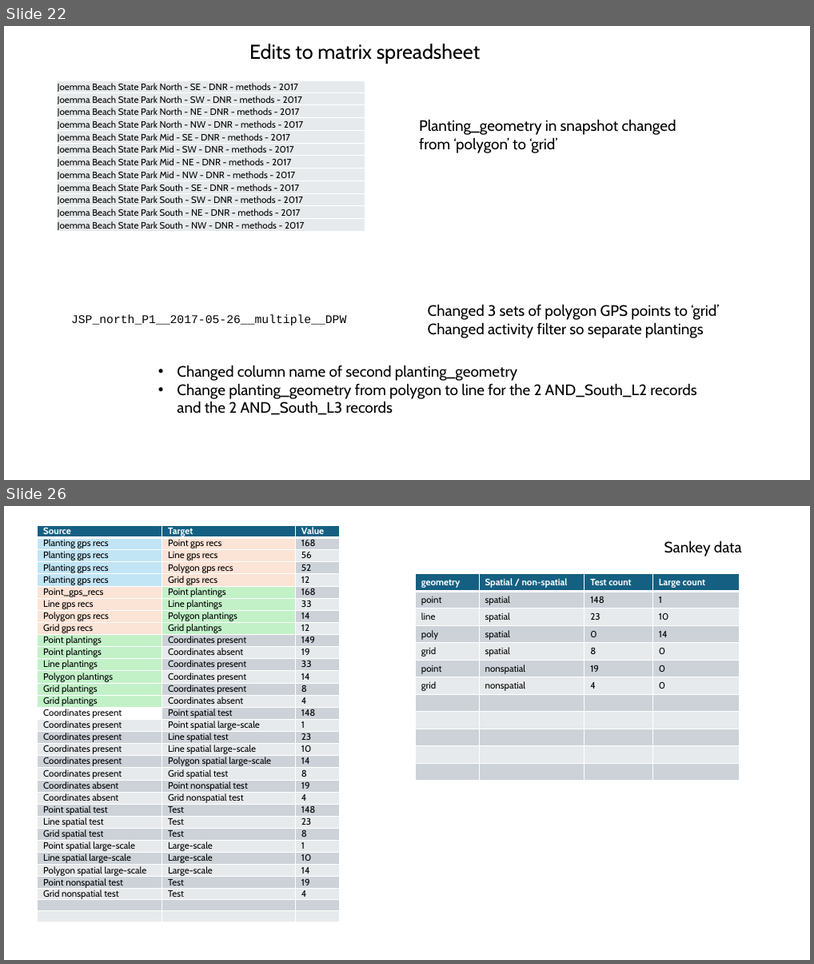
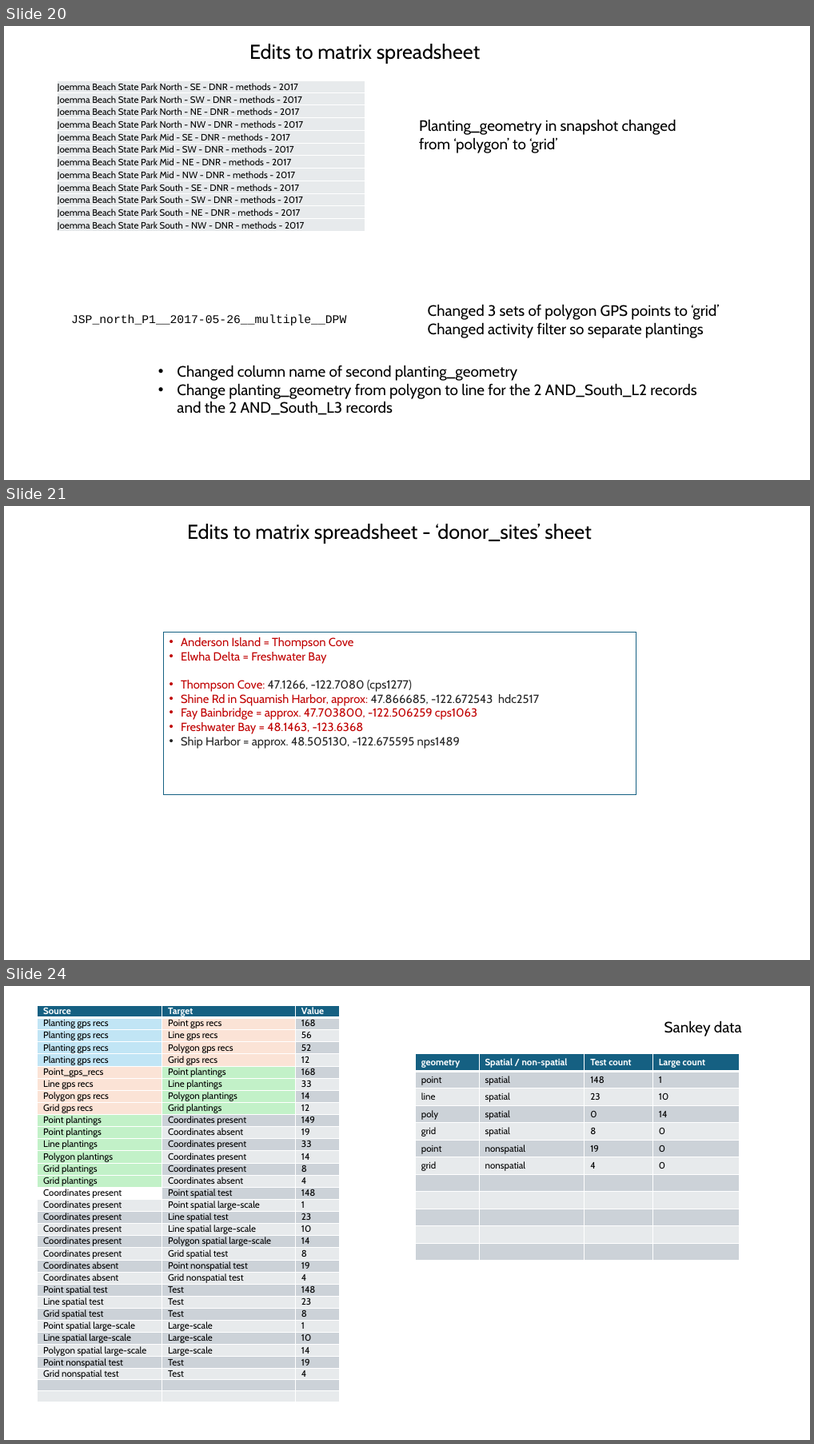
Before and after one commit to WA-Nearshore/seagrass-restoration-processing, a slide deck: docs/seagrass_restoration_storymap_notes.pptx. Shown one above the other, each under a label of ours: slides 22 and 26 before the commit, slides 20, 21 and 24 after it; the slides between them are not shown. The pictures are 814x964 and 814x1444 pixels, drawn with LibreOffice and Linux fonts; fonts in the diff are those of the drawing. Boxes give left, top, right and bottom in pixels: in the first picture for what was removed or moved away, otherwise in the second. Text is boxed around its words. In the diff, an @@ line names an element or a change of style, - is before the commit and + after.

Commit message:
Working in create donor tbls.

```diff
--- a/docs/seagrass_restoration_storymap_notes.pptx
+++ b/docs/seagrass_restoration_storymap_notes.pptx
@@ slide 21 added at [4,506,810,960], background #FFFFFF @@
@@ text added at [187,524,591,544], 24 pt, text #000000 @@
+Edits to matrix spreadsheet - ‘donor_sites’ sheet
@@ rectangle added at [164,632,637,795], fill #FFFFFF at 74% opacity, outline #156082 0.75 pt, 14 pt, text #C00000 @@
+• Anderson Island = Thompson Cove
+• Elwha Delta = Freshwater Bay
+• Thompson Cove: 47.1266, -122.7080 (cps1277)
+• Shine Rd in Squamish Harbor, approx: 47.866685, -122.672543 hdc2517
+• Fay Bainbridge = approx. 47.703800, -122.506259 cps1063
+• Freshwater Bay = 48.1463, -123.6368
+• Ship Harbor = approx. 48.505130, -122.675595 nps1489
@@ what was slide 22 is now slide 20 @@
@@ what was slide 26 is now slide 24 @@
```
Also in this commit, not shown: 2 slides changed, 3 other slides added, 6 slides removed, 1 other file.
